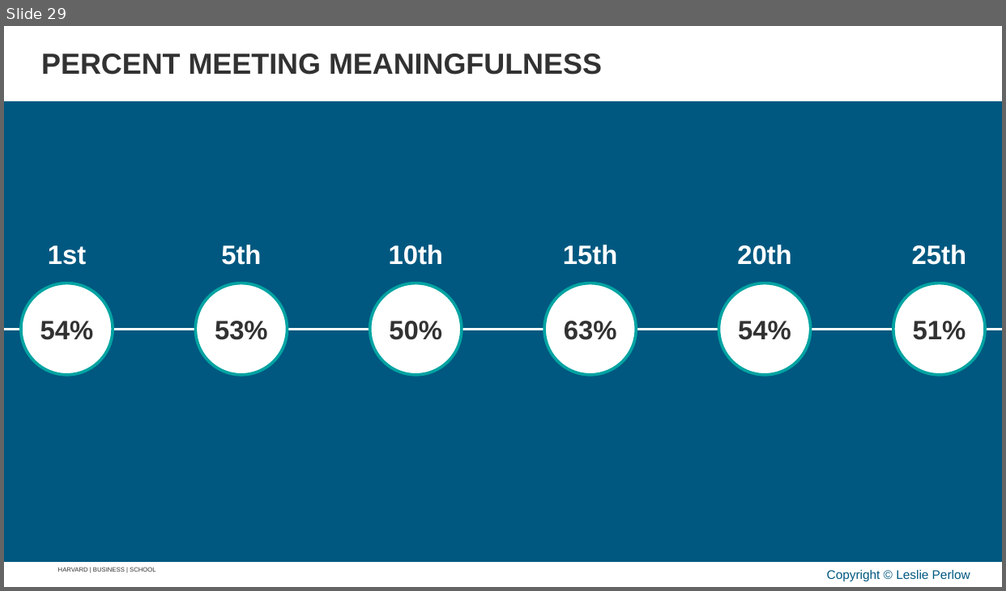
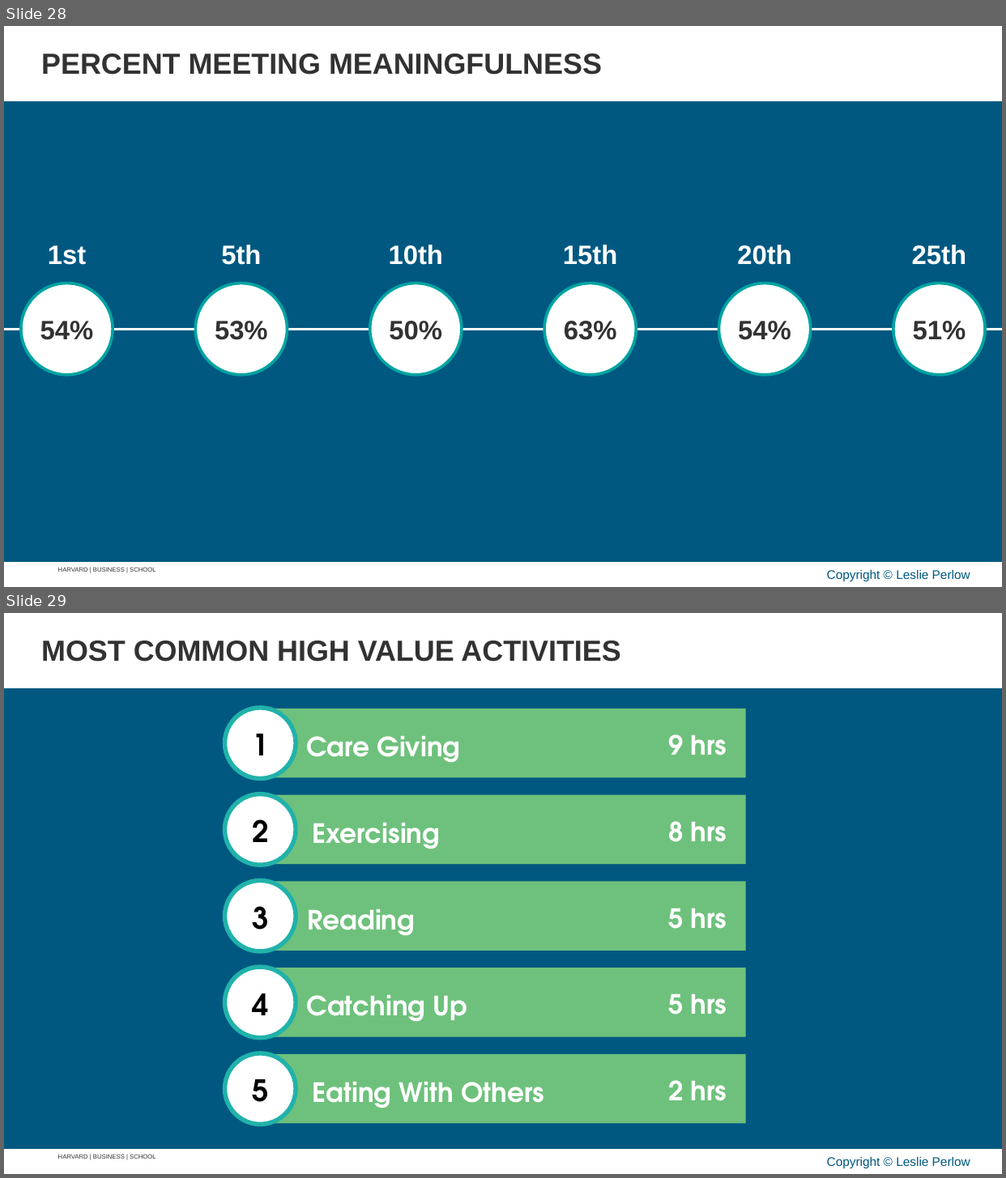
Before and after one commit to APPLITICS/lifematrix-deck-automation, a slide deck: outputs/generated_slides.pptx. Shown one above the other, each under a label of ours: slide 29 before the commit, slides 28 and 29 after it. The pictures are 1006x591 and 1006x1178 pixels, drawn with LibreOffice and Linux fonts; fonts in the diff are those of the drawing; background and template pictures are left out. Boxes give left, top, right and bottom in pixels: in the first picture for what was removed or moved away, otherwise in the second. Text is boxed around its words. In the diff, an @@ line names an element or a change of style, - is before the commit and + after.

Commit message:
feat: Add tile chart slide generator with focal and comparison modes
Supports dynamic circle sizing, label padding, and margin scaling based on number of activities and character width.

```diff
--- a/outputs/generated_slides.pptx
+++ b/outputs/generated_slides.pptx
@@ slide 29 added at (x1=4, y1=613, x2=1002, y2=1174), background #005880; not listed: 4 template elements that a slide beside it also shows @@
@@ text added at (x1=41, y1=641, x2=620, y2=662), 28 pt, text #323233, bold @@
+MOST COMMON HIGH VALUE ACTIVITIES
@@ group added at (x1=225, y1=708, x2=746, y2=1125): 15 texts, 5 rectangles, 5 ellipses @@
+1
+2
+3
+4
+5
+Care Giving
+Exercising
+Reading
+Catching Up
+Eating With Others
+9 hrs
+8 hrs
+5 hrs
+5 hrs
+2 hrs
@@ what was slide 29 is now slide 28 @@
```
Also in this commit, not shown: 9 other slides added, 1 slide removed, 2 other files.
